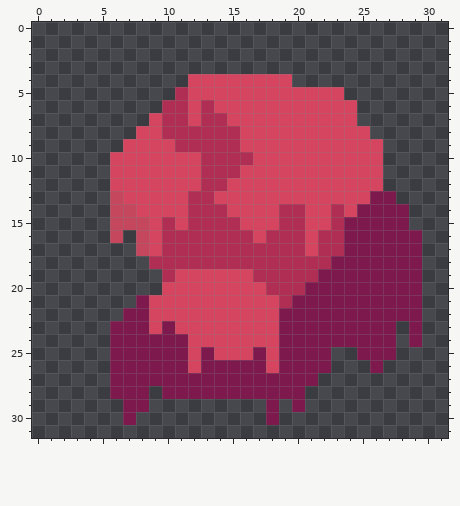
Two states of a pixel-art sprite, sprites/items/flesh.png. Above, as it was before the edit.
The file is 32x32 pixels.
And afterwards:
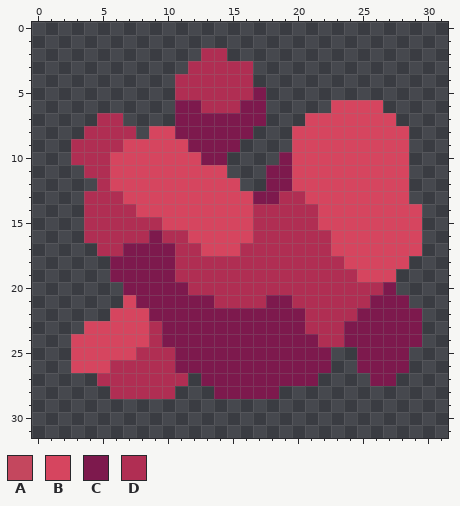
Palette (. is transparent): A #c4475e  B #d6455f  C #7d194d  D #b02e53
Difference:
Changed rows in their new state; - is an unchanged pixel.
first column x 3:
 2 ----------DD---------------
 3 ---------DDDDD-------------
 4 --------DDDDDD...----------
 5 ---------DDDDDC......------
 6 -------.CC-DDCC.....--BB---
 7 --DD--..CCCCCCC...----BBB--
 8 -DDDD.-BCCCCCC...------BBB-
 9 DDDD----BCCCC....-------BB-
10 DDD-------CC....C-------BB-
11 -DD-------BB...CC-------BB-
12 --D-------BB-..CC-------BB-
13 -DDD-----BB---CCDD-----BBB-
14 -DDDD----BBB--DD--D-B-BBBBB
15 -DDDDDDB-BBBB-DD--D-BBBBBBB
16 -DDDDDC--BBBBBD---D-BBBBBBB
17 --DDCCCC--BBB-----D-BBBBBBB
18 ---CCCCC------------DBBBBB.
19 ---CCCCCDDDDDD-----DDDBBB..
20 ----CCCCCDDDDDD---DDDDDD-..
21 ----B-CCCCCDDDDCCDDDDDD---.
22 ---BBBCCCCCCCCCC--DDDD-----
23 -BBBBBD-CCCCCCCC--DDD----C-
24 BBBBBBD--CCCCCCC---DD----C-
25 BBBBBDDD-C-CCC-C---------C-
26 BBBDDDDD-C-----C------C-CC-
27 --DDDDDDD.-------------CC--
28 ---DDDDD...-----..---------
29 ----..---------.-.---------
30 ----.----------.-----------
